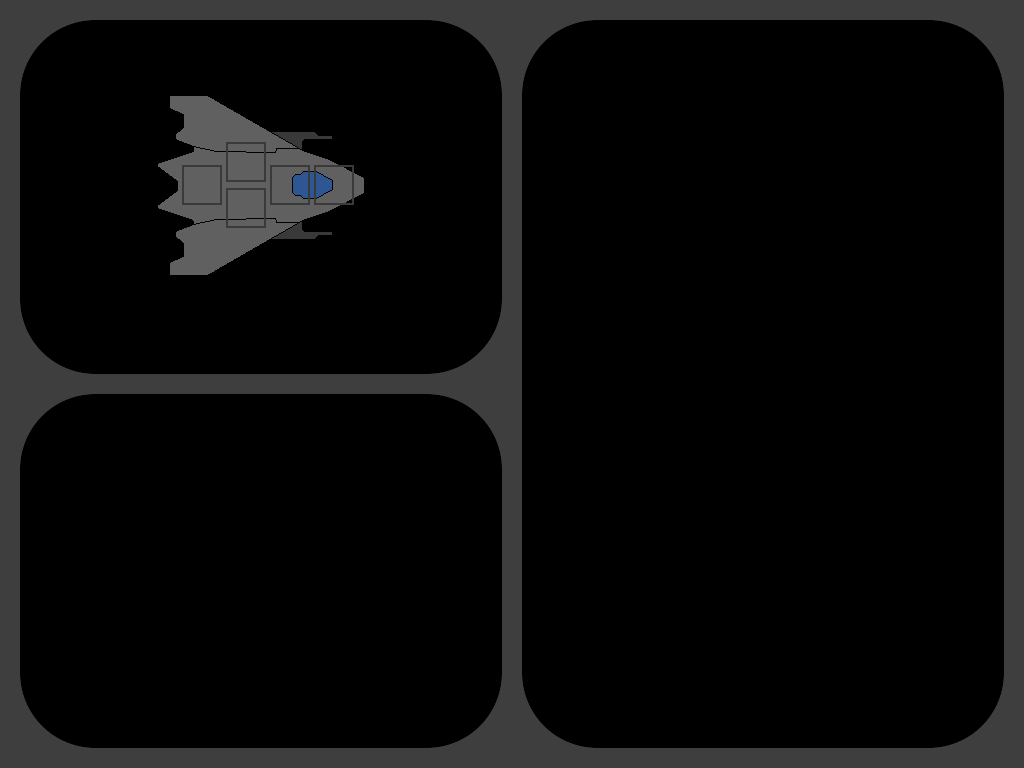
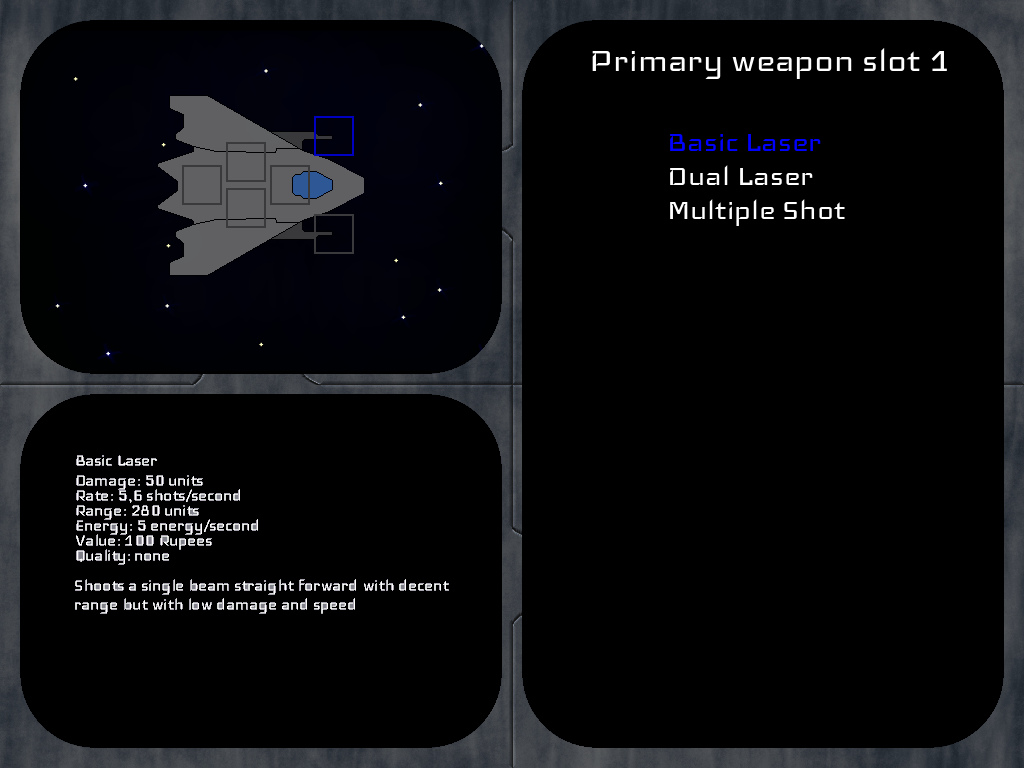
Two versions of the same layered image (1024×768). Layer-by-layer changes:
added layer "Primary weapon slot 1" above "Layer" over 592, 47, 947, 79
painted on "Layer" over 314, 116, 365, 254
added layer "Layer #1" above "Bakgrund" over 75, 134, 845, 614
moved "Bakgrund" above "Layer #3", painted on it over 0, 0, 1024, 768
added layer "Layer #3" above "Layer #2" over 19, 29, 503, 372
painted on "Layer #2" over 0, 0, 1024, 768
